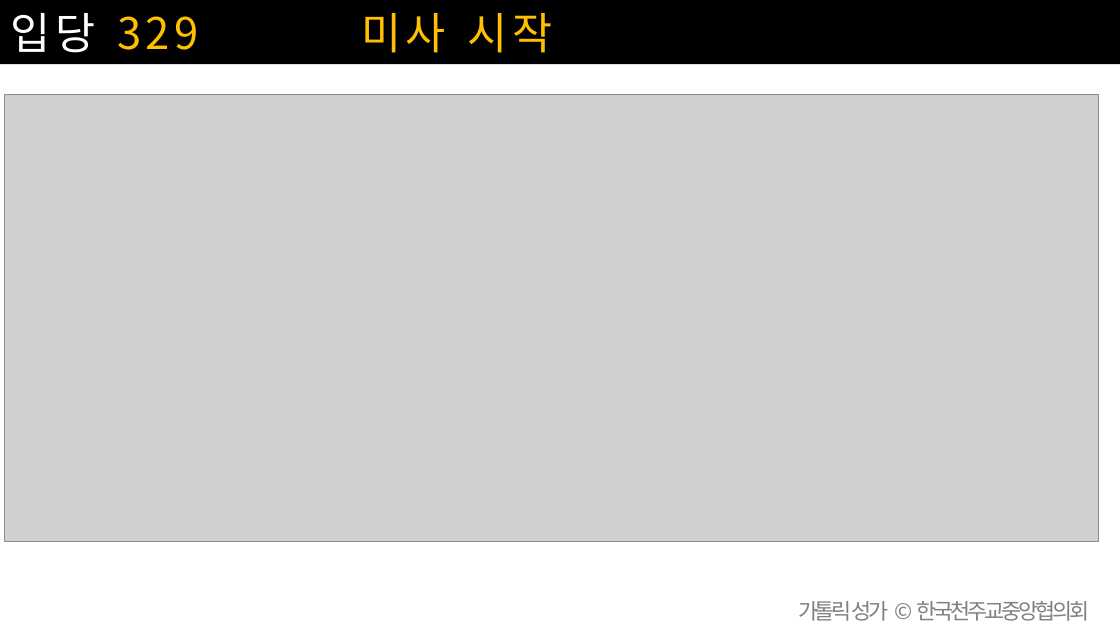
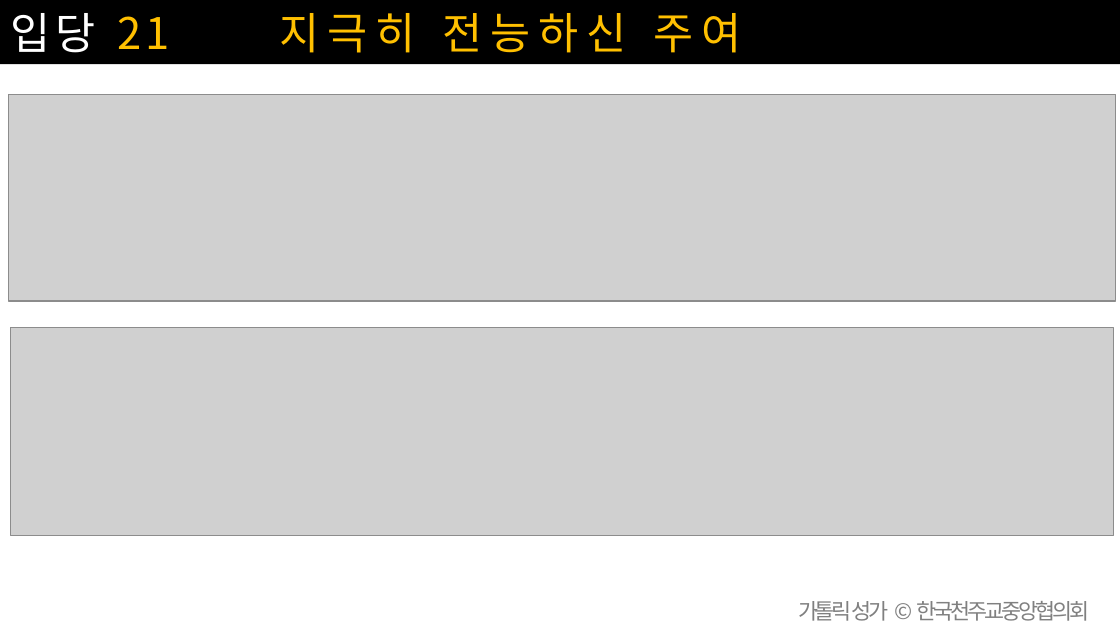
Before and after one commit to scottpark/missa_ppt, a slide deck: slide 21 of 20260726/20260726_연중 제17주일.pptx (slide 23 before the commit). Drawn at 1120x630 pixels with LibreOffice and Linux fonts; fonts in the diff are those of the drawing; grey boxes stand for pictures; background and template pictures are left out. Boxes give left, top, right and bottom in pixels: in the first picture for what was removed or moved away, otherwise in the second. Text is boxed around its words. In the diff, an @@ line names an element or a change of style, - is before the commit and + after.

```diff
--- a/20260726/20260726_연중 제17주일.pptx
+++ b/20260726/20260726_연중 제17주일.pptx
@@ text in rectangle at bbox=[11, 13, 742, 53]: text changed @@
-입당 329 미사 시작
+입당 21 지극히 전능하신 주여
@@ picture removed at bbox=[4, 94, 1099, 541] @@
@@ picture added at bbox=[9, 94, 1117, 300] @@
@@ picture added at bbox=[10, 328, 1113, 535] @@
```
Also in this commit, not shown: 18 other slides changed, 32 slides added, 16 slides removed, 51 other files.
